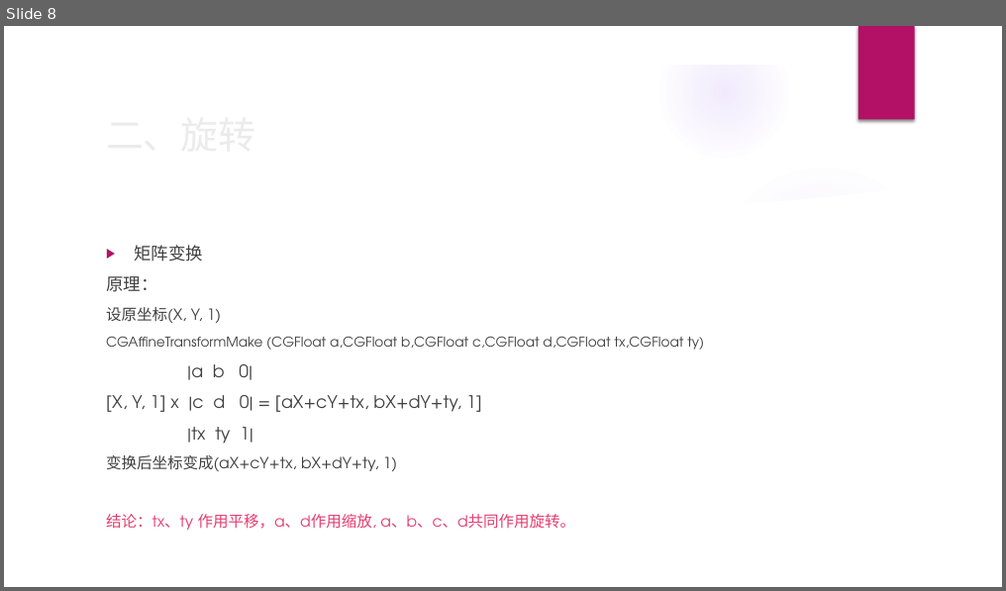
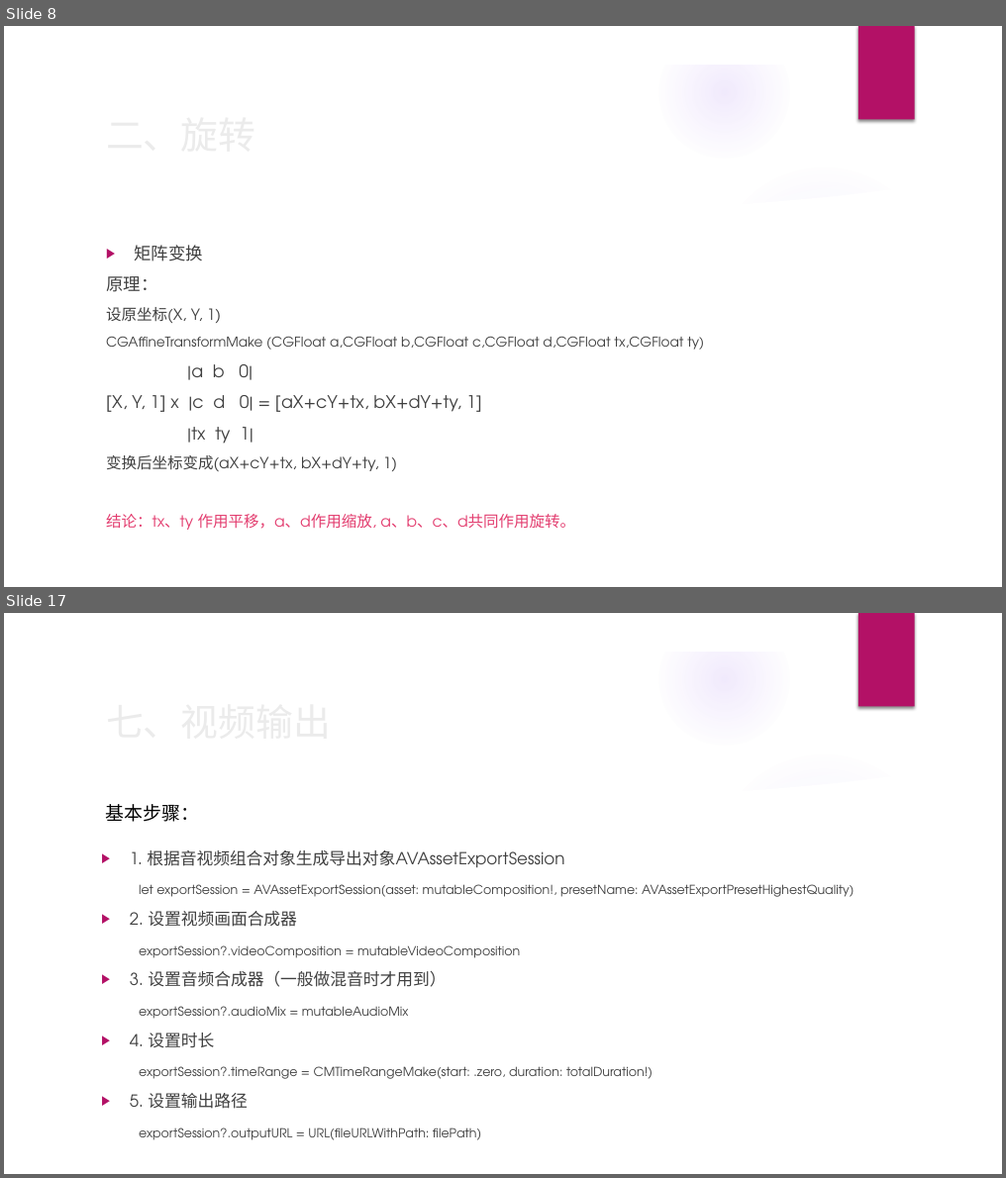
Before and after one commit to benben2019/BBVideoBox, a slide deck: AVFoundation-音视频剪辑.pptx. Shown one above the other, each under a label of ours: slide 8 before the commit, slides 8 and 17 after it; the slides between them are not shown. The pictures are 1006x591 and 1006x1178 pixels, drawn with LibreOffice and Linux fonts; fonts in the diff are those of the drawing; background and template pictures are left out. Boxes give left, top, right and bottom in pixels: in the first picture for what was removed or moved away, otherwise in the second. Text is boxed around its words. In the diff, an @@ line names an element or a change of style, - is before the commit and + after.

```diff
--- a/AVFoundation-音视频剪辑.pptx
+++ b/AVFoundation-音视频剪辑.pptx
@@ slide 17 added at [4,613,1002,1174], background picture (left out); not listed: 9 template elements that a slide beside it also shows @@
@@ text added at [106,804,199,822], 18 pt, text #000000 @@
+基本步骤：
@@ text added at [130,851,853,1141], 12 pt, text #404040 @@
+▶ 1. 根据音视频组合对象生成导出对象AVAssetExportSession
+let exportSession = AVAssetExportSession(asset: mutableComposition!, presetName: AVAssetExportPresetHighestQuality)
+▶ 2. 设置视频画面合成器
+exportSession?.videoComposition = mutableVideoComposition
+▶ 3. 设置音频合成器（一般做混音时才用到）
+exportSession?.audioMix = mutableAudioMix
+▶ 4. 设置时长
+exportSession?.timeRange = CMTimeRangeMake(start: .zero, duration: totalDuration!)
+▶ 5. 设置输出路径
+exportSession?.outputURL = URL(fileURLWithPath: filePath)
@@ title added at [147,851,564,1109], 36 pt, text #EBEBEB @@
+七、视频输出
```
Also in this commit, not shown: 5 slides changed, 10 other slides added, 2 slides removed, 2 other files.
